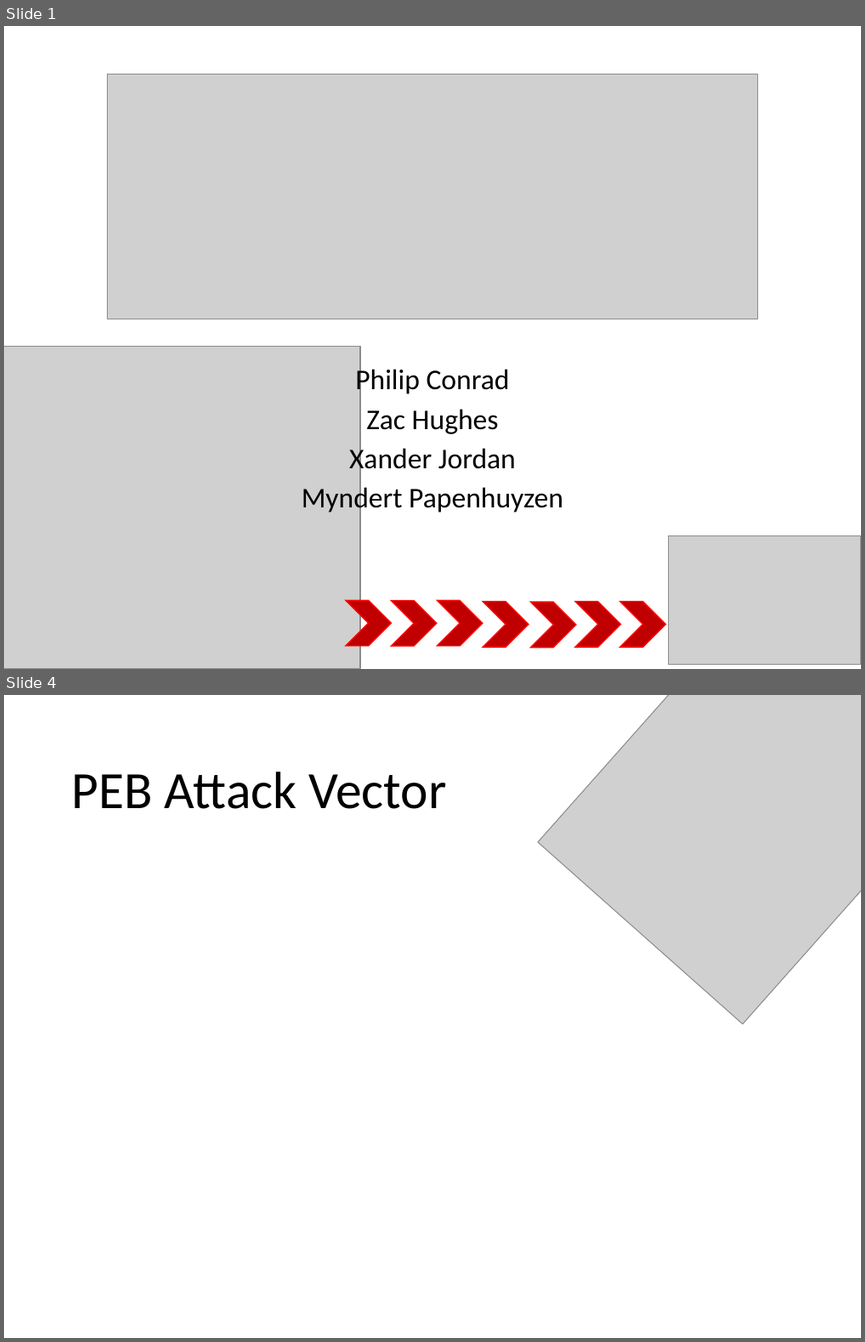
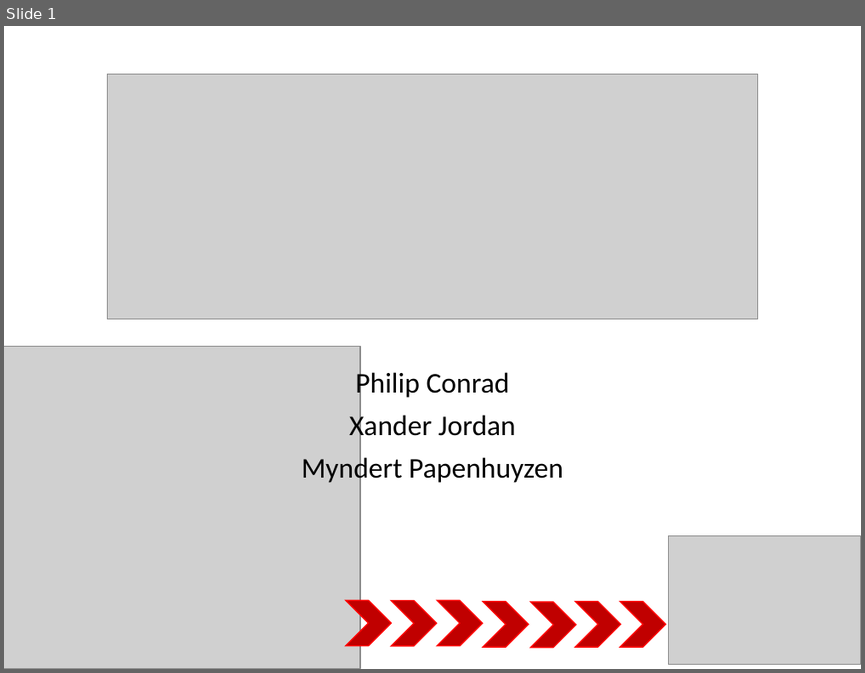
Before and after one commit to SCCapstone/omaha, a slide deck: docs/final-presentation.pptx. Shown one above the other, each under a label of ours: slides 1 and 4 before the commit, slide 1 after it; the slides between them are not shown. The pictures are 865x1342 and 865x673 pixels, drawn with LibreOffice and Linux fonts; fonts in the diff are those of the drawing; grey boxes stand for pictures. Boxes give left, top, right and bottom in pixels: in the first picture for what was removed or moved away, otherwise in the second. Text is boxed around its words. In the diff, an @@ line names an element or a change of style, - is before the commit and + after.

```diff
--- a/docs/final-presentation.pptx
+++ b/docs/final-presentation.pptx
@@ slide 4 removed at box(4, 695, 861, 1338), background #FFFFFF @@
@@ picture removed at box(538, 695, 861, 1024) @@
@@ title removed at box(71, 771, 446, 809) @@
-PEB Attack Vector
@@ slide 1 changed as well @@
@@ subtitle "Philip Conrad" at box(302, 369, 563, 485): line spacing 0.8 to 0.9 @@
@@ subtitle at box(366, 408, 499, 434): paragraph removed @@
-Zac Hughes
```
Also in this commit, not shown: 1 other slide changed, 5 slides added, 4 other slides removed.
